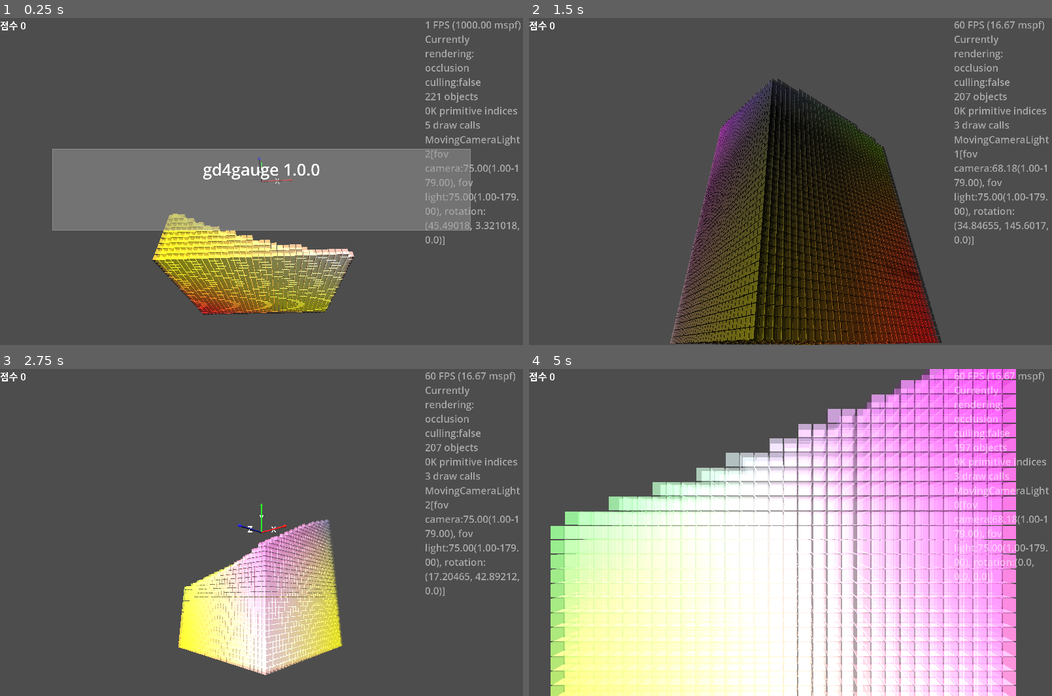
Above: before the commit, frames 1-4 (two rows, left to right).
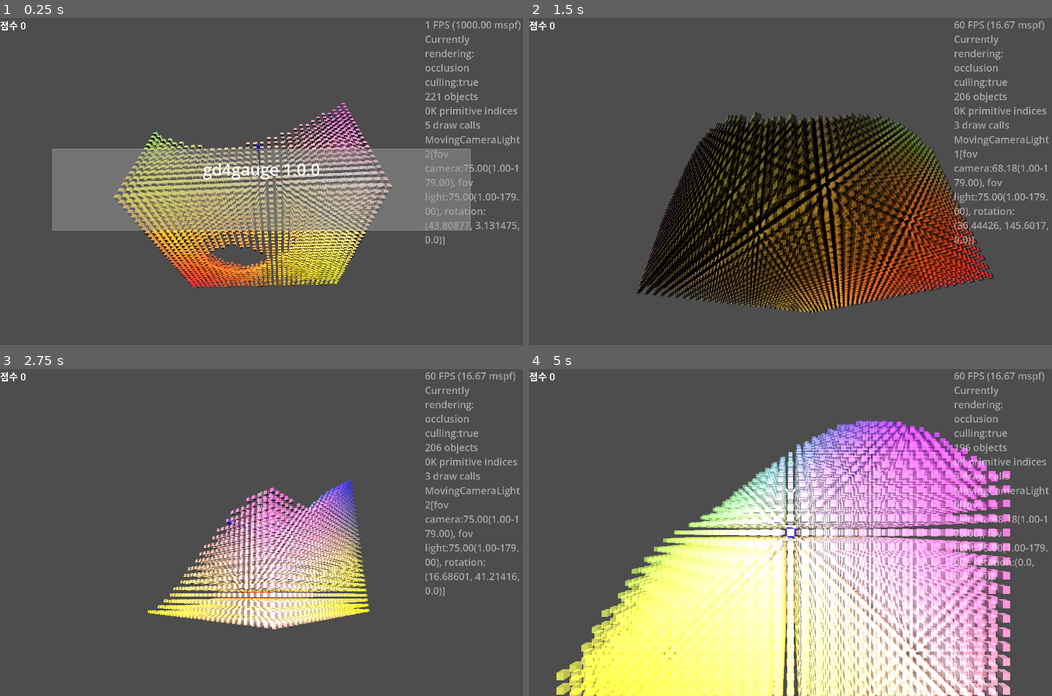
Above: after the commit, the same moments.

Repository: kasworld/gd4gauge
Game: Godot game, scene res://main.tscn
Two runs of this game, one before a commit and one after it. Both use one fixed random seed, a clock stepped at 60 frames per second and the inputs below.
Inputs (mouse positions are in pixels of both pictures, inside the frame that each line leads up to):
- Up to frame 1 (0.25 s): no input
- Up to frame 2 (1.5 s): tap Enter at 0.5, 0.6 s; move the mouse to (905, 165) at 0.52 s; click (905, 165) at 0.67 s; move the mouse to (685, 197) at 1.27 s; tap Delete at 1.35 s; click (685, 197) at 1.42 s
- Up to frame 3 (2.75 s): move the mouse to (313, 460) at 2.02 s; tap Enter at 2.1 s; click (313, 460) at 2.17 s
- Up to frame 4 (5 s): move the mouse to (764, 597) at 2.77 s; tap Delete at 2.85, 4.35 s; click (764, 597) at 2.92 s; move the mouse to (947, 581) at 3.52 s; tap Enter at 3.6 s; click (947, 581) at 3.67 s; move the mouse to (633, 483) at 4.27 s; click (633, 483) at 4.42 s

The runs differ from the first frame. In frame 1, 19% of the frame differs, in the area x 21-99%, y 18-91%; in frame 2, 31%; in frame 3, 14%; in frame 4, 58%, in the area x 4-94%, y 0-100%.

Commit message:
add gaprate

Diff:
--- a/bar_gauge/bar_gauge.gd
+++ b/bar_gauge/bar_gauge.gd
@@ -7,12 +7,12 @@
 var max_value :int
 var current_value :int
 
-func init(count :int, sz :Vector3, co1 :Color, co2 :Color, alpha :float = 1.0) -> BarGauge:
+func init(count :int, sz :Vector3, co1 :Color, co2 :Color, alpha :float = 1.0 , gaprate :float = 0.1) -> BarGauge:
 	max_value = count
 	current_value = max_value
 
 	var mesh := BoxMesh.new()
-	mesh.size = Vector3(sz.x, sz.y / count /1.1 , sz.z)
+	mesh.size = Vector3(sz.x, sz.y / count * (1-gaprate) , sz.z)
 
 	$MultiMeshShape.init(mesh, Color(Color.WHITE, alpha), count, Vector3.ZERO)
 	for i in count:
--- a/main.gd
+++ b/main.gd
@@ -1,6 +1,6 @@
 extends Node3D
 
-const WorldSize := Vector3(32,64,32)
+const WorldSize := Vector3(32,32,32)
 const AnimationDuration := 1.0
 
 var main_animation := Animation3D.new()
@@ -41,15 +41,18 @@
 	$TimedMessage.show_message("",0)
 
 	$AxisArrow3D.set_size(10)
+	var gaprate := 0.5
+	var alpha := 0.5
 	for i in WorldSize.x:
 		var irate := float(i) / WorldSize.z
 		for j in WorldSize.z:
 			var jrate := float(j) / WorldSize.z
 			var bg = preload("res://bar_gauge/bar_gauge.tscn").instantiate().init(
-				WorldSize.y, Vector3(0.9, WorldSize.y, 0.9),
+				WorldSize.y, Vector3( 1- gaprate, WorldSize.y, 1-gaprate),
 				lerp( lerp(Color.RED, Color.YELLOW, irate) , lerp(Color.GOLD, Color.PINK, irate), jrate),
 				lerp( lerp(Color.GREEN, Color.BLUE, irate) , lerp(Color.CYAN, Color.MAGENTA, irate), jrate),
-				0.5,
+				alpha,
+				gaprate
 				)
 			bg.position = -WorldSize/2 + Vector3(i, 0, j)
 
@@ -73,8 +76,8 @@
 		for j in WorldSize.z:
 			var bg = gauge_list[j*int(WorldSize.z)+i]
 			bg.set_current_rate(
-				((sin( now*2 + i/WorldSize.x ) + 1) / 4.0) +
-				((cos( now*3 + j/WorldSize.z ) + 1) / 4.0)
+				((sin( now*2 + i/WorldSize.x*PI ) + 1) / 4.0) +
+				((cos( now*3 + j/WorldSize.z*PI ) + 1) / 4.0)
 				)
 
 func wallbox_demo() -> void:
--- a/project.godot
+++ b/project.godot
@@ -31,3 +31,7 @@
 [physics]
 
 3d/run_on_separate_thread=true
+
+[rendering]
+
+occlusion_culling/use_occlusion_culling=true
